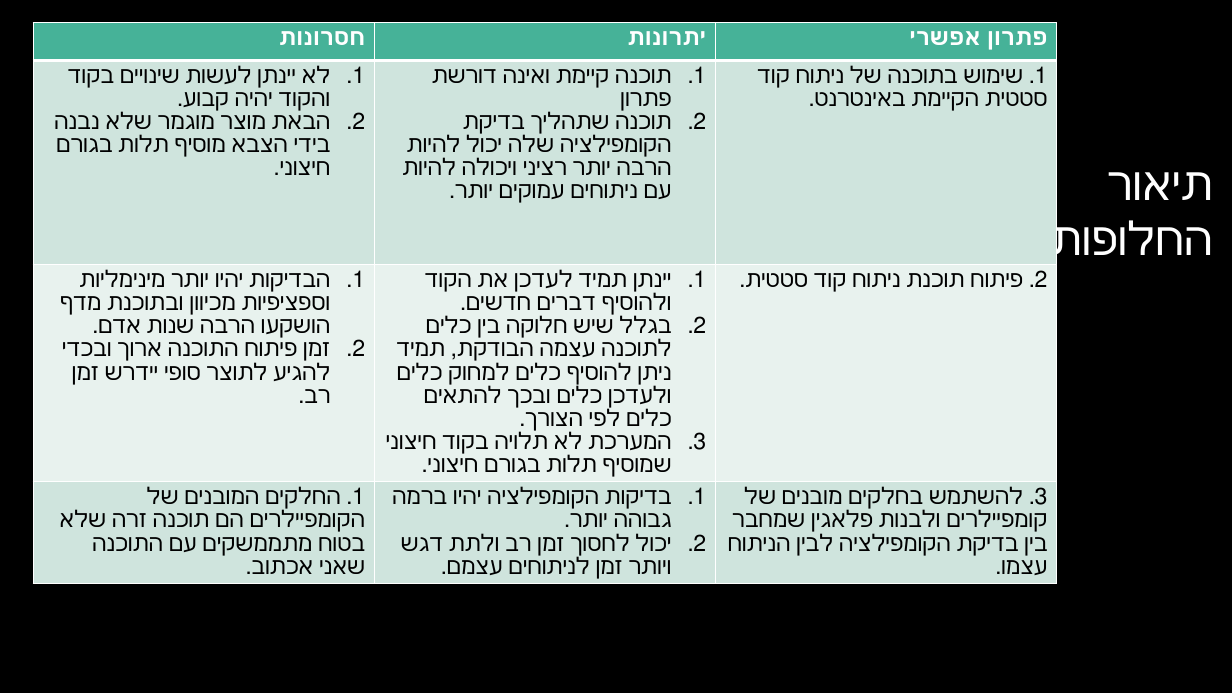
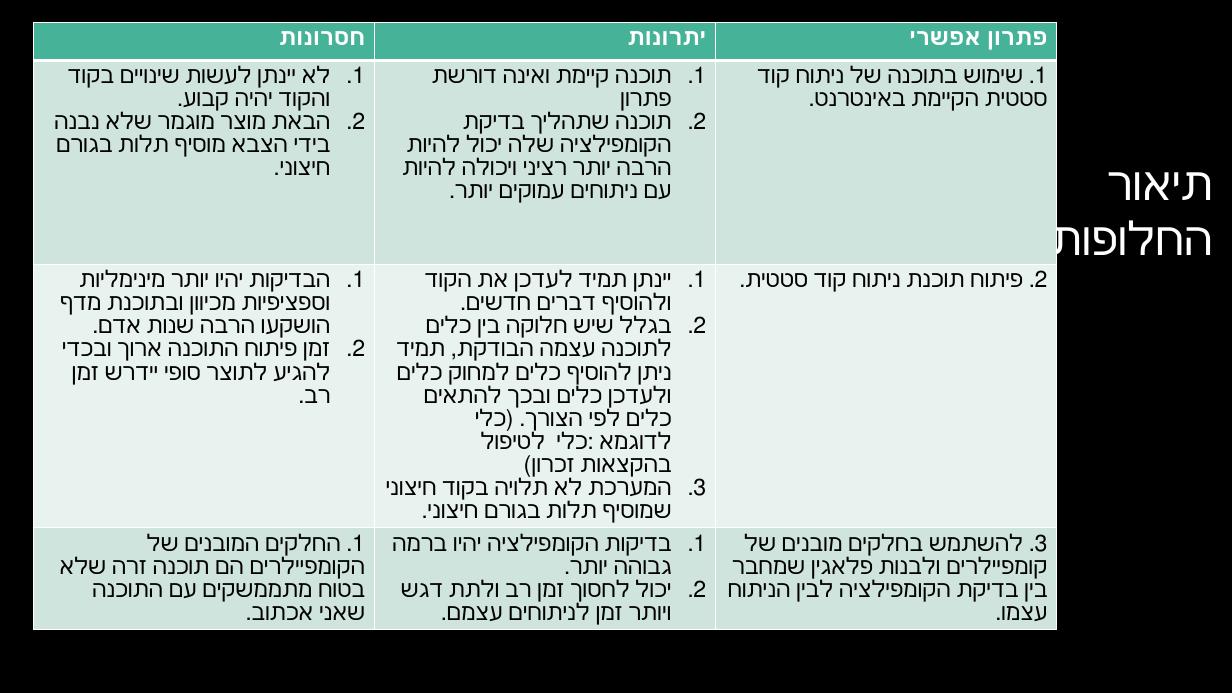
Before and after one commit to shenhavmor10/ShenhavProjNew, a slide deck: slide 8 of shenhavArmyNew/Word/פרויקט גמר.pptx. Drawn at 1232x693 pixels with LibreOffice and Linux fonts; fonts in the diff are those of the drawing; background and template pictures are left out. Boxes give left, top, right and bottom in pixels: in the first picture for what was removed or moved away, otherwise in the second. Text is boxed around its words. In the diff, an @@ line names an element or a change of style, - is before the commit and + after.

```diff
--- a/shenhavArmyNew/Word/פרויקט גמר.pptx
+++ b/shenhavArmyNew/Word/פרויקט גמר.pptx
@@ table at (33, 23, 1056, 693) @@
-row 3, column 2: יינתן תמיד לעדכן את הקוד ולהוסיף דברים חדשים. / בגלל שיש חלוקה בין כלים לתוכנה עצמה הבודקת, תמיד ניתן להוסיף כלים למחוק כלים ולעדכן כלים ובכך להתאים כלים לפי הצורך. / המערכת לא תלויה בקוד חיצוני שמוסיף תלות בגורם חיצוני.
+row 3, column 2: יינתן תמיד לעדכן את הקוד ולהוסיף דברים חדשים. / בגלל שיש חלוקה בין כלים לתוכנה עצמה הבודקת, תמיד ניתן להוסיף כלים למחוק כלים ולעדכן כלים ובכך להתאים כלים לפי הצורך. (כלי לדוגמא :כלי לטיפול בהקצאות זכרון) / המערכת לא תלויה בקוד חיצוני שמוסיף תלות בגורם חיצוני.
```
Also in this commit, not shown: 1 other slide changed, 12 other files.
